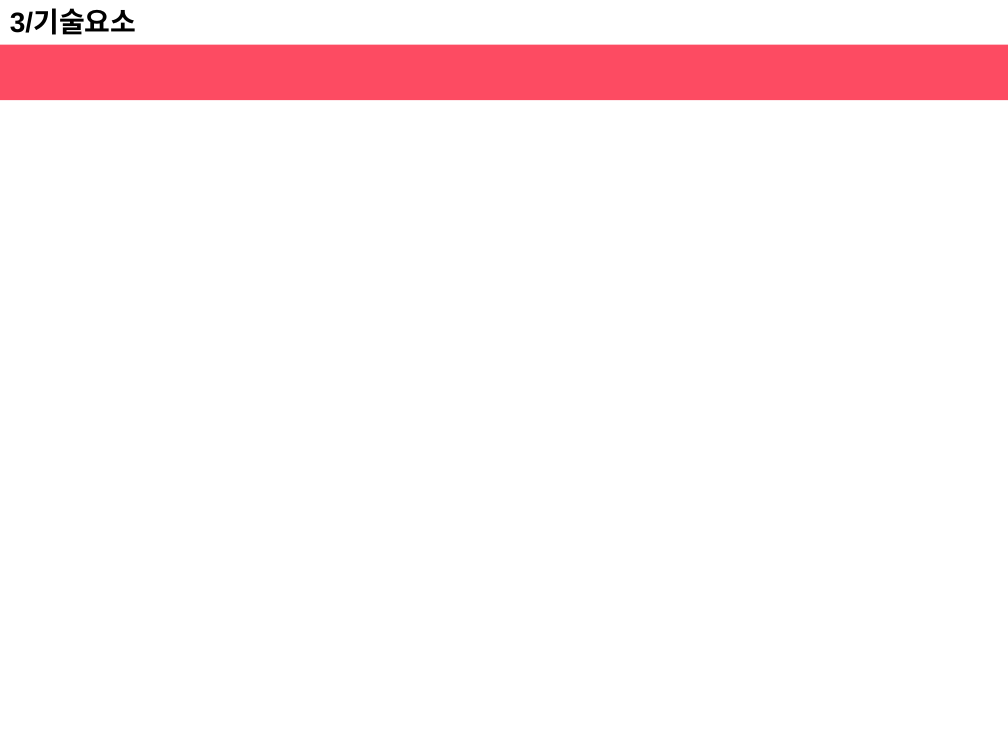
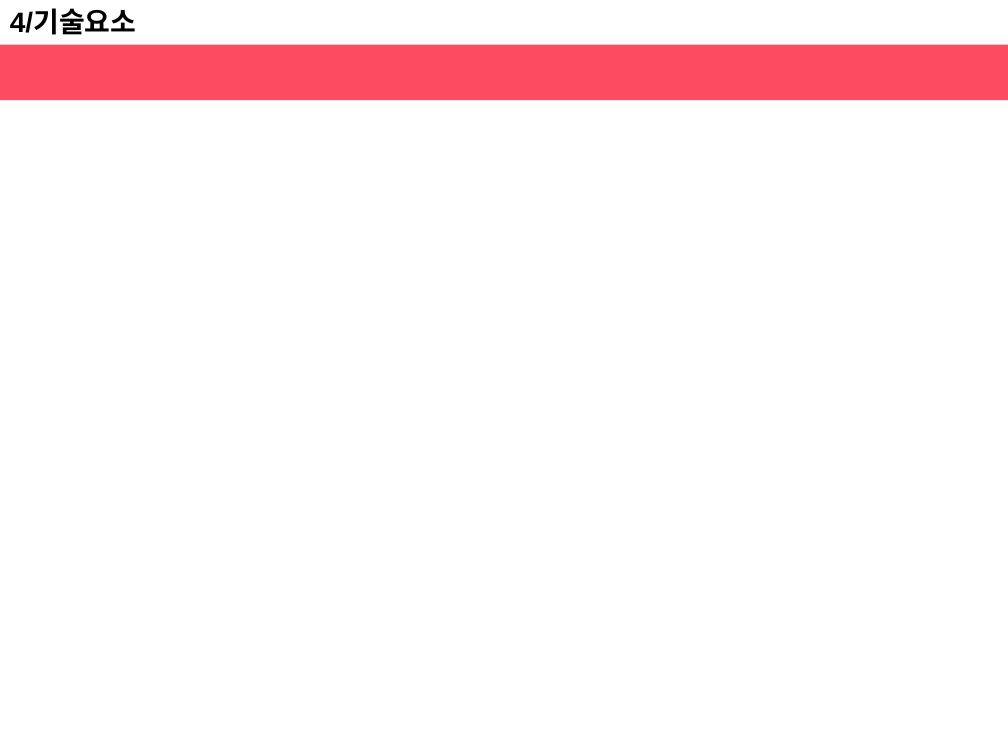
Before and after one commit to haeunjung/Team_Project, a slide deck: slide 16 of 기획문서/게임 제안서.pptx (slide 15 before the commit). Drawn at 1008x756 pixels with LibreOffice and Linux fonts; fonts in the diff are those of the drawing. Boxes give left, top, right and bottom in pixels: in the first picture for what was removed or moved away, otherwise in the second. Text is boxed around its words. In the diff, an @@ line names an element or a change of style, - is before the commit and + after.

```diff
--- a/기획문서/게임 제안서.pptx
+++ b/기획문서/게임 제안서.pptx
@@ text at (10, 11, 137, 35): text changed @@
-3/기술요소
+4/기술요소
```
Also in this commit, not shown: 3 other slides changed, 3 slides added.
